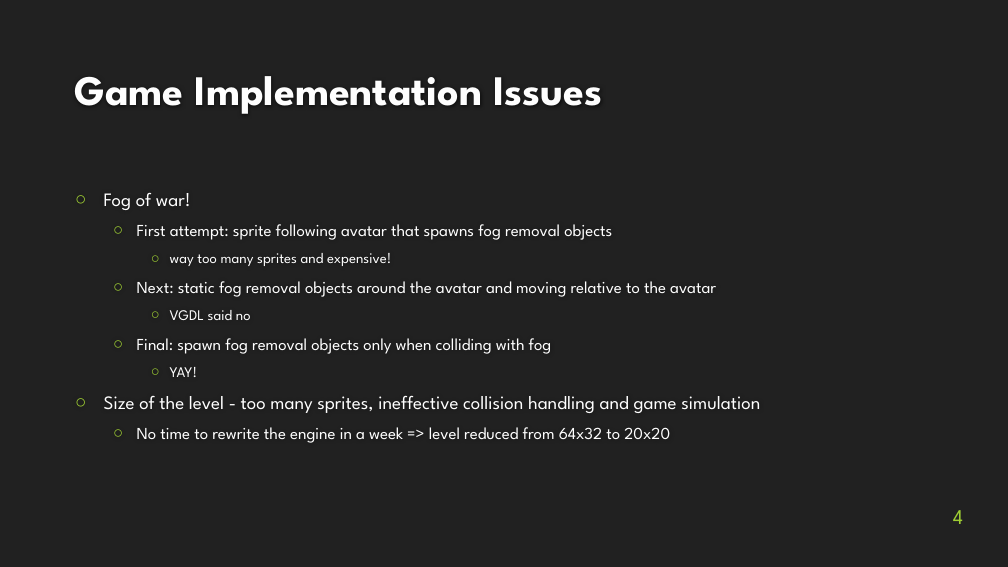
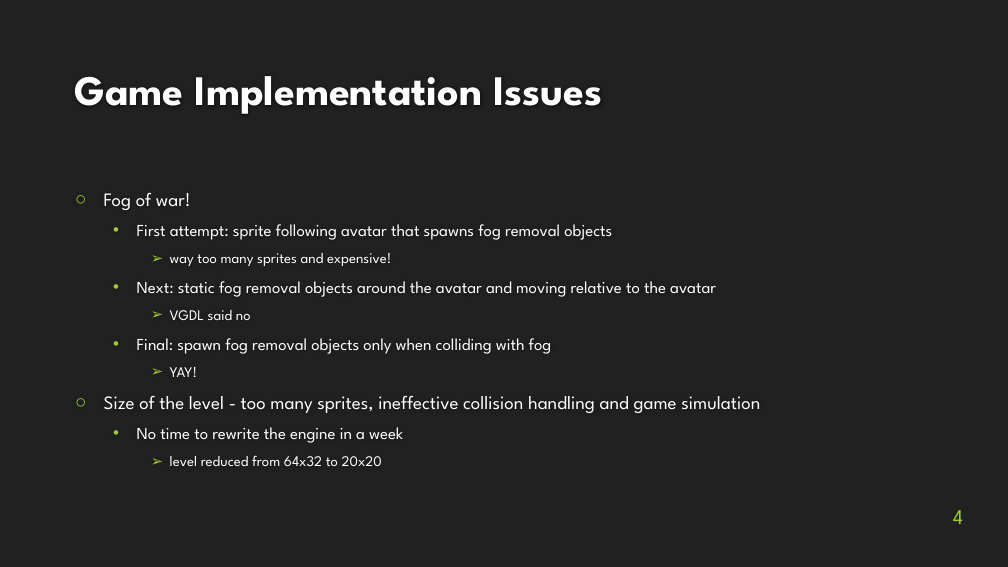
Before and after one commit to rdgain/Hunger-Games-VGDL, a slide deck: slide 4 of docs/final presentation.pptx. Drawn at 1008x567 pixels with LibreOffice and Linux fonts; fonts in the diff are those of the drawing; background and template pictures are left out. Boxes give left, top, right and bottom in pixels: in the first picture for what was removed or moved away, otherwise in the second. Text is boxed around its words. In the diff, an @@ line names an element or a change of style, - is before the commit and + after.

Commit message:
Correct player view, scores adjusted, effect prompts + different avatar sprites

```diff
--- a/docs/final presentation.pptx
+++ b/docs/final presentation.pptx
@@ text at [137,224,716,377]: bullet ○ to •; bullet ○ to ➢ @@
@@ text at [137,427,403,466]: text changed @@
-  ○ No time to rewrite the engine in a week => level reduced from 64x32 to 20x20
+  • No time to rewrite the engine in a week
+    ➢ level reduced from 64x32 to 20x20
```
Also in this commit, not shown: 2 other slides changed, 9 other files.
